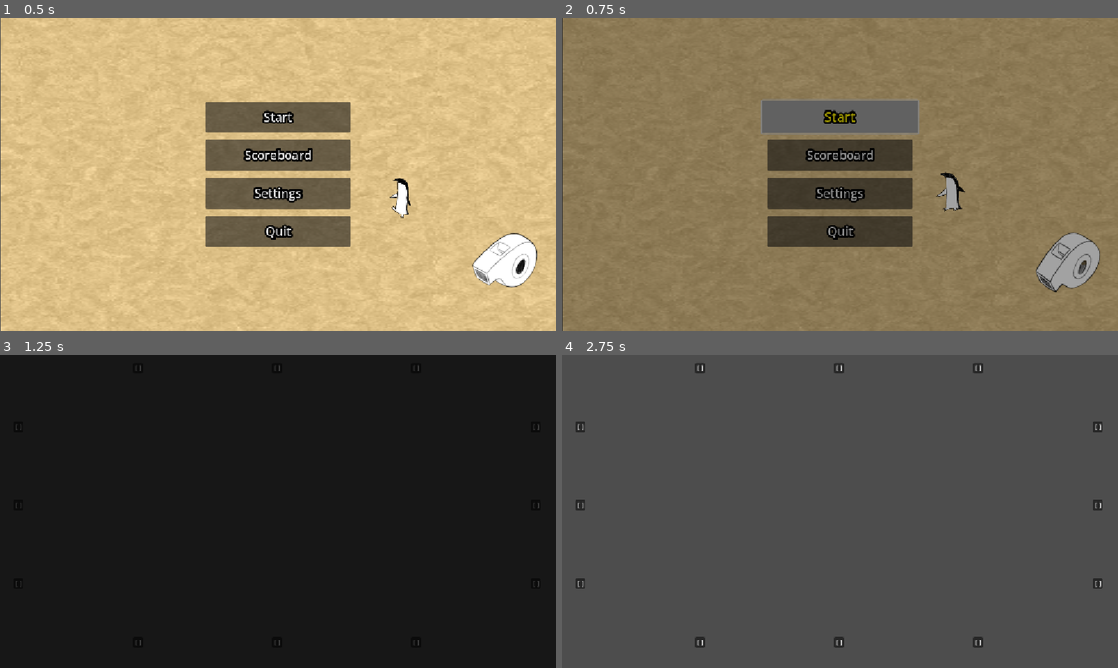
Above: before the commit, frames 1-4 (two rows, left to right).
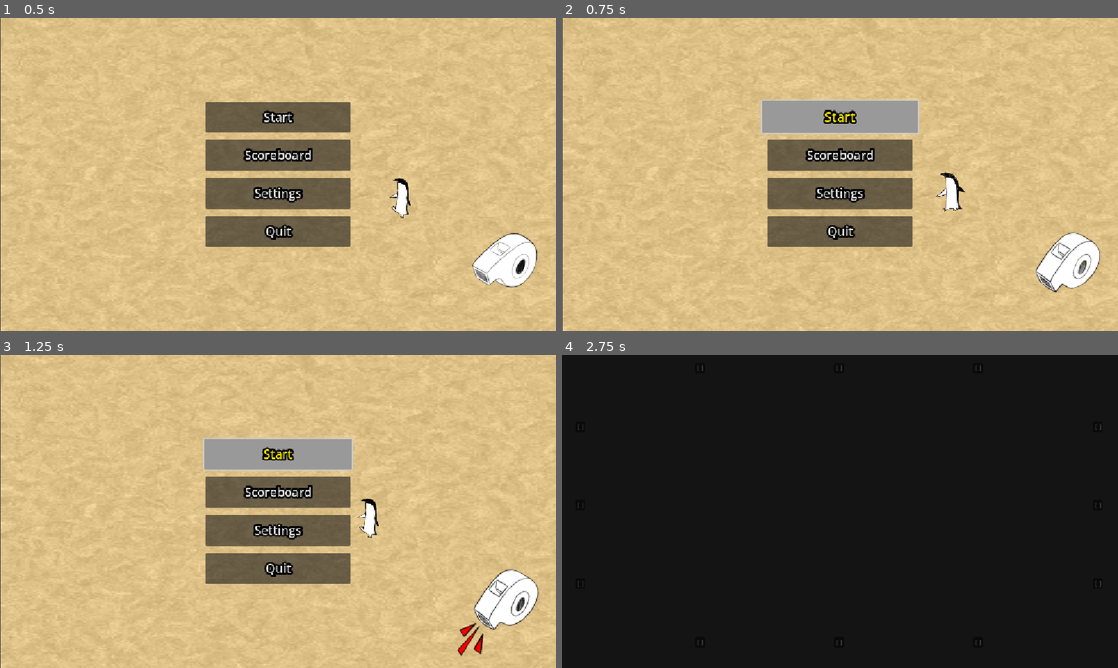
Above: after the commit, the same moments.

Repository: BananaVanGames/MiniJameGam52
Game: Godot game, scene res://ui/main_menu/main_menu.tscn
Same seed, same stepped clock (60 frames per second), same inputs: the game is played once before the commit and once after it. The engine's default icon, where the game draws it, is replaced by a stand-in: a white triangle on a blue panel in a dark square.
Inputs (mouse positions are in pixels of both pictures, inside the frame that each line leads up to):
- Up to frame 1 (0.5 s): no input
- Up to frame 2 (0.75 s): click "Start" at 0.5 s
- Up to frame 3 (1.25 s): no input
- Up to frame 4 (2.75 s): click (840, 455) at 1.25 s, where only the run after the commit has a clickable "Start"; click (840, 492) at 2 s, where only the run after the commit has a clickable "Scoreboard"

Frame 1 is identical in both runs. In frame 2, 99% of the frame differs, in the area x 0-100%, y 0-100%; in frame 3, 99%; in frame 4, 100%.

Commit message:
Update main_menu.gd

Diff:
--- a/ui/main_menu/main_menu.gd
+++ b/ui/main_menu/main_menu.gd
@@ -147,6 +147,7 @@
 
 func _on_start_pressed() -> void:
 	whistle.blow_whistle()
+	await get_tree().create_timer(1.5).timeout
 	SceneLoader.load_scene("uid://d1gglgt76yt1s")
 
 
